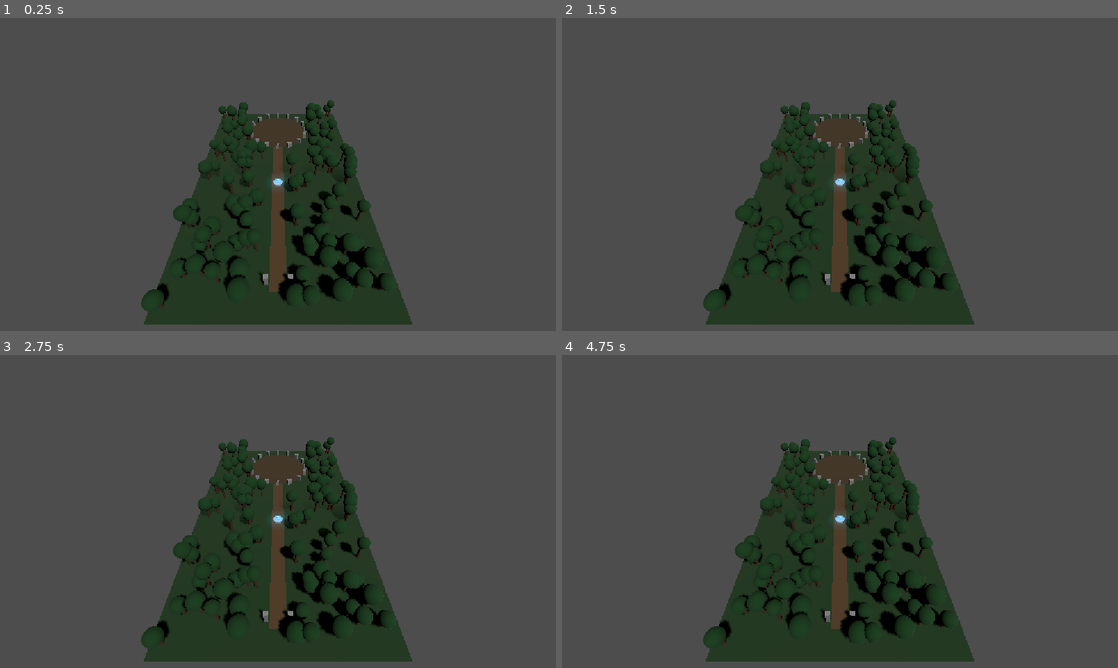
Above: before the commit, frames 1-4 (two rows, left to right).
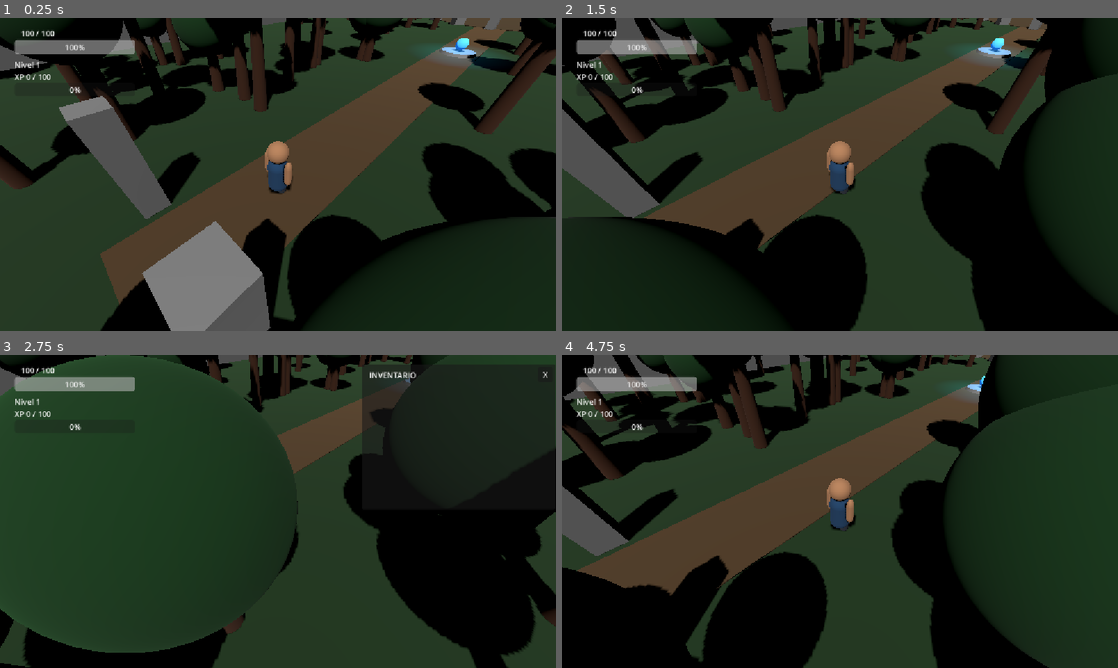
Above: after the commit, the same moments.

Repository: AdolfoBarca/MUNDO_LEYENDAS
Game: Godot game, scene res://BosqueCipitio.tscn
Same seed, same stepped clock (60 frames per second), same inputs: the game is played once before the commit and once after it. This scene is started directly instead of the project's main scene.
Inputs (mouse positions are in pixels of both pictures, inside the frame that each line leads up to):
- Up to frame 1 (0.25 s): no input
- Up to frame 2 (1.5 s): tap Enter at 0.5 s; move the mouse to (962, 158) at 0.52 s; hold D 0.53-1.25 s; tap I at 0.6 s; click (962, 158) at 0.67 s; click (1106, 36) at 1.25 s, where only the run after the commit has a clickable "X"
- Up to frame 3 (2.75 s): tap Space at 2 s; move the mouse to (166, 527) at 2.02 s; hold S from 2.03 s (still down); tap I at 2.1 s
- Up to frame 4 (4.75 s): move the mouse to (895, 442) at 2.77 s; release S at 2.78 s; hold D 2.78-3.53 s; tap I at 2.85, 3.6, 4.35 s; move the mouse to (812, 574) at 3.52 s; hold W 3.53-4.28 s; click (812, 574) at 3.67 s; move the mouse to (1006, 558) at 4.27 s; hold A from 4.28 s (still down)

The runs differ from the first frame. In frame 1, 90% of the frame differs, in the area x 0-100%, y 0-100%; in frame 2, 87%; in frame 3, 82%; in frame 4, 89%.

Commit message:
Integrar heroe y santuario funcional al Bosque Encantado

Diff:
--- a/BosqueCipitio.tscn
+++ b/BosqueCipitio.tscn
@@ -1,10 +1,178 @@
 [gd_scene format=3 uid="uid://03wpxyoc2v8r"]
 
 [ext_resource type="Script" uid="uid://bdyg5cru0wy0y" path="res://BosqueCipitio.gd" id="1_q5s55"]
+[ext_resource type="Script" uid="uid://ba1n56m0xsuw4" path="res://Heroe.gd" id="2_wr3ut"]
+[ext_resource type="Material" uid="uid://b4lcoj1mqmhph" path="res://MaterialPiel.tres" id="3_4ut1j"]
+[ext_resource type="Material" uid="uid://c2y66k080fws6" path="res://MaterialPantalon.tres" id="4_q7ad5"]
+[ext_resource type="Script" uid="uid://cgi425hsbbcrs" path="res://Camara.gd" id="5_0nubu"]
+[ext_resource type="Script" uid="uid://b0khvsy334yjx" path="res://HUDInventario.gd" id="6_71d4f"]
+[ext_resource type="Script" uid="uid://cokjaukgd33hs" path="res://SantuarioCheckpoint.gd" id="7_4ut1j"]
+
+[sub_resource type="CapsuleMesh" id="CapsuleMesh_4nkgc"]
+
+[sub_resource type="StandardMaterial3D" id="StandardMaterial3D_8whyg"]
+albedo_color = Color(0.14117648, 0.2901961, 0.4509804, 1)
+
+[sub_resource type="CapsuleShape3D" id="CapsuleShape3D_dsagx"]
+
+[sub_resource type="BoxShape3D" id="BoxShape3D_yojx1"]
+size = Vector3(1.5, 1.5, 2)
+
+[sub_resource type="SphereMesh" id="SphereMesh_8vj5y"]
+
+[sub_resource type="CapsuleMesh" id="CapsuleMesh_s53te"]
+
+[sub_resource type="CapsuleMesh" id="CapsuleMesh_cuu33"]
+
+[sub_resource type="SphereShape3D" id="SphereShape3D_4ut1j"]
+radius = 3.0
 
 [node name="BosqueCipitio" type="Node3D" unique_id=170418784]
 script = ExtResource("1_q5s55")
 
-[node name="Camera3D" type="Camera3D" parent="." unique_id=1318424998]
-transform = Transform3D(1, 0, 0, 0, 0.7071068, 0.7071068, 0, -0.7071068, 0.7071068, 0, 65, 65)
+[node name="Heroe" type="CharacterBody3D" parent="." unique_id=598350122 groups=["heroe"]]
+transform = Transform3D(1, 0, 0, 0, 1, 0, 0, 0, 1, 0, 1, 40)
+script = ExtResource("2_wr3ut")
+
+[node name="Cuerpo" type="MeshInstance3D" parent="Heroe" unique_id=2147222209]
+mesh = SubResource("CapsuleMesh_4nkgc")
+surface_material_override/0 = SubResource("StandardMaterial3D_8whyg")
+
+[node name="CollisionShape3D" type="CollisionShape3D" parent="Heroe" unique_id=325498947]
+shape = SubResource("CapsuleShape3D_dsagx")
+
+[node name="AreaAtaque" type="Area3D" parent="Heroe" unique_id=1010711000]
+transform = Transform3D(1, 0, 0, 0, 1, 0, 0, 0, 1, 0, 0.75, -1.5)
+
+[node name="CollisionShape3D" type="CollisionShape3D" parent="Heroe/AreaAtaque" unique_id=925449756]
+shape = SubResource("BoxShape3D_yojx1")
+
+[node name="Cabeza" type="MeshInstance3D" parent="Heroe" unique_id=1218141408]
+transform = Transform3D(1, 0, 0, 0, 1, 0, 0, 0, 1, 0, 1.35, 0)
+mesh = SubResource("SphereMesh_8vj5y")
+surface_material_override/0 = ExtResource("3_4ut1j")
+
+[node name="BrazoIzquierdo" type="MeshInstance3D" parent="Heroe" unique_id=83933960]
+transform = Transform3D(0.35, 0, 0, 0, 0.7, 0, 0, 0, 0.35, -0.65, 0.45, 0)
+mesh = SubResource("CapsuleMesh_s53te")
+surface_material_override/0 = ExtResource("3_4ut1j")
+
+[node name="BrazoDerecho" type="MeshInstance3D" parent="Heroe" unique_id=2128842693]
+transform = Transform3D(0.35, 0, 0, 0, 0.7, 0, 0, 0, 0.35, 0.65, 0.45, 0)
+mesh = SubResource("CapsuleMesh_s53te")
+surface_material_override/0 = ExtResource("3_4ut1j")
+
+[node name="PiernaIzquierda" type="MeshInstance3D" parent="Heroe" unique_id=661157205]
+transform = Transform3D(0.4, 0, 0, 0, 0.65, 0, 0, 0, 0.4, -0.27, -0.85, 0)
+mesh = SubResource("CapsuleMesh_cuu33")
+surface_material_override/0 = ExtResource("4_q7ad5")
+
+[node name="PiernaDerecha" type="MeshInstance3D" parent="Heroe" unique_id=260707546]
+transform = Transform3D(0.4, 0, 0, 0, 0.65, 0, 0, 0, 0.4, 0.27, -0.85, 0)
+mesh = SubResource("CapsuleMesh_cuu33")
+surface_material_override/0 = ExtResource("4_q7ad5")
+
+[node name="NombreHeroe" type="Label3D" parent="Heroe" unique_id=209727319]
+transform = Transform3D(1, 0, 0, 0, 1, 0, 0, 0, 1, 0, 2.5, 0)
+billboard = 1
+outline_size = 6
+
+[node name="Camara" type="Camera3D" parent="." unique_id=2031174738]
+transform = Transform3D(0.99999994, 0, 0, 0, 1, 0, 0, 0, 1, 5, 8, 5)
 current = true
+script = ExtResource("5_0nubu")
+
+[node name="Interfaz" type="CanvasLayer" parent="." unique_id=1350885661]
+
+[node name="BarraVida" type="ProgressBar" parent="Interfaz" unique_id=856812654]
+offset_left = 30.0
+offset_top = 45.0
+offset_right = 280.0
+offset_bottom = 75.0
+value = 100.0
+
+[node name="TextoVida" type="Label" parent="Interfaz" unique_id=602367426]
+offset_left = 30.0
+offset_top = 20.0
+offset_right = 70.0
+offset_bottom = 43.0
+
+[node name="TextoNivel" type="Label" parent="Interfaz" unique_id=1999654562]
+offset_left = 30.0
+offset_top = 85.0
+offset_right = 70.0
+offset_bottom = 108.0
+
+[node name="TextoExperiencia" type="Label" parent="Interfaz" unique_id=1745666277]
+offset_left = 30.0
+offset_top = 110.0
+offset_right = 70.0
+offset_bottom = 133.0
+
+[node name="BarraExperiencia" type="ProgressBar" parent="Interfaz" unique_id=822688927]
+offset_left = 30.0
+offset_top = 135.0
+offset_right = 280.0
+offset_bottom = 162.0
+
+[node name="TextoDerrota" type="Label" parent="Interfaz" unique_id=354716303]
+visible = false
+offset_right = 40.0
+offset_bottom = 23.0
+text = "HAS SIDO DERROTADO"
+
+[node name="PuntoRespawn" type="Marker3D" parent="." unique_id=436642509]
+transform = Transform3D(1, 0, 0, 0, 1, 0, 0, 0, 1, 0, 1, 43)
+
+[node name="HUDInventario" type="CanvasLayer" parent="." unique_id=2119749119]
+script = ExtResource("6_71d4f")
+
+[node name="PanelInventario" type="Panel" parent="HUDInventario" unique_id=1920226659]
+anchors_preset = 1
+anchor_left = 1.0
+anchor_right = 1.0
+offset_left = -402.0
+offset_top = 20.0
+offset_right = -2.0
+offset_bottom = 320.0
+grow_horizontal = 0
+metadata/_edit_use_anchors_ = true
+
+[node name="TituloInventario" type="Label" parent="HUDInventario/PanelInventario" unique_id=1499287857]
+layout_mode = 0
+offset_left = 15.0
+offset_top = 10.0
+offset_right = 112.0
+offset_bottom = 33.0
+text = "INVENTARIO"
+
+[node name="FragmentosLabel" type="Label" parent="HUDInventario/PanelInventario" unique_id=1714739957]
+layout_mode = 0
+offset_left = 15.0
+offset_top = 45.0
+offset_right = 211.0
+offset_bottom = 68.0
+text = "Fragmentos de esencia: 0"
+
+[node name="BotonCerrar" type="Button" parent="HUDInventario/PanelInventario" unique_id=2079775289]
+layout_mode = 0
+offset_left = 365.0
+offset_top = 5.0
+offset_right = 395.0
+offset_bottom = 36.0
+text = "X"
+
+[node name="GridObjetos" type="GridContainer" parent="HUDInventario/PanelInventario" unique_id=978679148]
+layout_mode = 0
+offset_left = 15.0
+offset_top = 70.0
+offset_right = 385.0
+offset_bottom = 280.0
+columns = 4
+
+[node name="SantuarioCheckpoint" type="Area3D" parent="." unique_id=1145168136]
+transform = Transform3D(1, 0, 0, 0, 1, 0, 0, 0, 1, 0, 1, 5)
+script = ExtResource("7_4ut1j")
+
+[node name="CollisionShape3D" type="CollisionShape3D" parent="SantuarioCheckpoint" unique_id=356230784]
+shape = SubResource("SphereShape3D_4ut1j")
